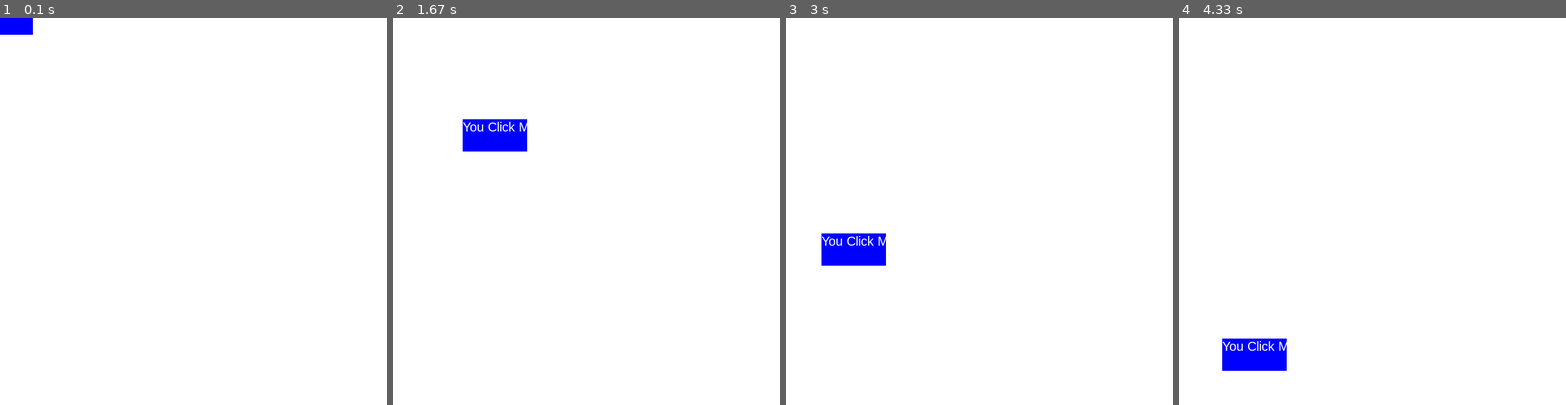
Above: before the commit, frames 1-4 (left to right).
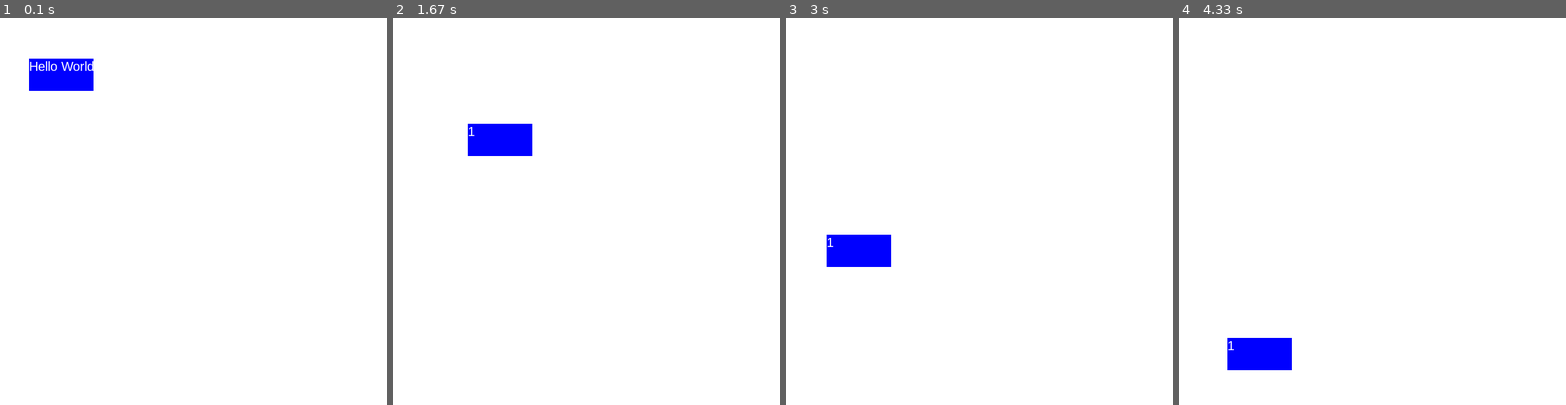
Above: after the commit, the same moments.

Repository: kouhe3/pyecs
Game: pygame game, started from test_ui.py
The game is run twice, just before and just after one commit, with the same random seed, the same clock (stepped at 60 frames per second) and the same inputs.
Inputs (mouse positions are in pixels of both pictures, inside the frame that each line leads up to):
- Up to frame 1 (0.1 s): no input
- Up to frame 2 (1.67 s): click (586, 211) at 0.38 s; click "Hello World" at 0.72 s; click (725, 346) at 1.05 s; click (493, 134) at 1.38 s
- Up to frame 3 (3 s): click (979, 257) at 1.72 s; click (925, 130) at 2.05 s; click (1114, 312) at 2.38 s; click (855, 250) at 2.72 s
- Up to frame 4 (4.33 s): click (1260, 137) at 3.05 s; click (1279, 281) at 3.38 s; click (1511, 300) at 3.72 s; click (1256, 354) at 4.05 s

The runs differ from the first frame. In frame 1, 1.7% of the frame differs, in the area x 0-25%, y 0-19%; in frame 2, 0.7%; in frame 3, 0.5%; in frame 4, 0.4%.

Commit message:
增加query过滤器

Diff:
--- a/ecs.py
+++ b/ecs.py
@@ -1,6 +1,7 @@
 from __future__ import annotations
 from dataclasses import dataclass, field
-from typing import List, Callable, Type, Dict, TypeVar, Iterable, Any
+from typing import List, Callable, Type, Dict, TypeVar, Iterable, Any, FrozenSet, Tuple
+from collections import defaultdict
 
 
 class Component:
@@ -19,89 +20,163 @@
 E = TypeVar('E', bound=Event)
 R = TypeVar('R', bound=Resource)
 
-
-@dataclass(slots=True, frozen=True)
-class EntityID:
-    id: int
+EntityID = int
 
 
 @dataclass
 class EventBuffer:
-    current: List[Event] = field(default_factory=list)
-    next: List[Event] = field(default_factory=list)
-
-    def read(self, t: Type[E]):
-        return [event for event in self.current if isinstance(event, t)]
-
-    def write(self, *events: Event):
-        self.next.extend(events)
+    current: Dict[Type[Event], List[Event]] = field(default_factory=lambda: defaultdict(list))
+    next: Dict[Type[Event], List[Event]] = field(default_factory=lambda: defaultdict(list))
+
+    def read(self, t: Type[E]) -> List[E]:
+        return self.current[t]
+
+    def write(self, *events: E):
+        for ev in events:
+            t = type(ev)
+            # if t not in self.next:
+            # self.next[t] = []
+            self.next[t].append(ev)
 
     def update(self):
         self.current = self.next.copy()
         self.next.clear()
 
 
-@dataclass
+@dataclass(frozen=True, slots=True)
 class Observer:
     event_type: Type[Event]
     callback: Callable[[Event, World], None]
 
 
-@dataclass
+@dataclass(slots=True, frozen=True)
+class Archetype:
+    components: FrozenSet[Type[Component]]
+    entities: List[EntityID] = field(default_factory=list)
+
+
+@dataclass(slots=True)
 class World:
-    entities: Dict[EntityID, Dict[Type[Component],
-    Component]] = field(default_factory=dict)
+    archetypes: Dict[FrozenSet[Type[Component]], Archetype] = field(default_factory=dict)
+    entity_archetype: Dict[EntityID, Archetype] = field(default_factory=dict)
+    entity_components: Dict[EntityID, Dict[Type[Component], Component]] = field(default_factory=dict)
     _next_id: int = 0
     resources: Dict[Type[Any], Any] = field(default_factory=dict)
     observers: List[Observer] = field(default_factory=list)
+    tick: int = 0  # 新增：当前 tick
+    spawn_ticks: Dict[EntityID, int] = field(default_factory=dict)  # 新增：生成 tick
+    change_ticks: Dict[EntityID, Dict[Type[Component], int]] = field(default_factory=dict)  # 新增：变化 tick
 
     def spawn(self, *components: Component):
         e_id = EntityID(self._next_id)
         self._next_id += 1
-        components_dict = {
-            type(component): component for component in components}
-
-        self.entities[e_id] = components_dict
+        component_type = frozenset(type(c) for c in components)
+        self.spawn_ticks[e_id] = self.tick
+        self.change_ticks[e_id] = {type(c): self.tick for c in components}
+        self.entity_components[e_id] = {type(c): c for c in components}
+        if component_type not in self.archetypes:
+            archetype = Archetype(component_type, [e_id])
+            self.archetypes[component_type] = archetype
+        else:
+            archetype = self.archetypes[component_type]
+            archetype.entities.append(e_id)
+        self.entity_archetype[e_id] = archetype
         return e_id
 
     def despawn(self, entity: EntityID):
-        self.entities.pop(entity)
-
-    def query(self, *withs: Type[Component], without: Iterable[Type[Component]] = ()):
-        for entity in self.entities:
-            has_all_withs = all(
-                component_type in self.entities[entity].keys()
-                for component_type in withs
-            )
-
-            has_none_without = all(
-                component_type not in self.entities[entity].keys()
-                for component_type in without
-            )
-
-            if has_all_withs and has_none_without:
-                yield entity
-
-    def insert_resource(self, resource):
+        if entity not in self.entity_archetype:
+            return
+        archetype = self.entity_archetype[entity]
+        archetype.entities.remove(entity)
+        self.entity_archetype.pop(entity)
+        if entity in self.entity_components:
+            self.entity_components.pop(entity)
+        self.spawn_ticks.pop(entity, None)
+        self.change_ticks.pop(entity, None)
+
+    def query(self,
+              *withs: Type[Component],
+              without: Iterable[Type[Component]] = (),
+              changed: set[Type[Component]] = (),
+              spawned: bool = False):
+        with_set = frozenset(withs)
+        without_set = frozenset(without)
+        changed_set = frozenset(changed)
+        current_tick = self.tick
+        result: List[EntityID] = []
+        for archetype_key, archetype in self.archetypes.items():
+            if not with_set.issubset(archetype_key):
+                continue
+            if archetype_key & without_set:
+                continue
+            if changed_set:
+                for e_id in archetype.entities:
+                    entity_added_components = {comp_type for comp_type, tick in self.change_ticks.get(e_id, {}).items()
+                                               if tick == current_tick}
+                    if not changed.issubset(entity_added_components):
+                        continue
+            if spawned:
+                new_entities = [eid for eid in archetype.entities if self.spawn_ticks.get(eid) == current_tick]
+                result.extend(new_entities)
+            else:
+                result.extend(archetype.entities)
+        return result
+
+    def insert_resource(self, resource: R) -> R:
         self.resources[type(resource)] = resource
+        return resource
 
     def get_resource(self, t: Type[R]) -> R:
         return self.resources[t]
 
-    def remove_resource(self, t: Type[R]):
-        self.resources.pop(t)
+    def remove_resource(self, t: Type[R]) -> R:
+        return self.resources.pop(t)
 
     def get_component(self, entity: EntityID, component_type: Type[C]) -> C:
-        return self.entities[entity][component_type]
-
-    def add_component(self, entity: EntityID, component: Component):
-        self.entities[entity][type(component)] = component
-
-    def remove_component(self, entity: EntityID, component_type: Type[C]):
-        self.entities[entity].pop(component_type)
+        return self.entity_components[entity][component_type]
+
+    def add_component(self, entity: EntityID, component: C):
+        current_components = self.entity_components[entity]
+        comp_type = type(component)
+        self.change_ticks[entity][comp_type] = self.tick
+        old_archetype = self.entity_archetype[entity]
+        current_components[type(component)] = component
+        new_component_type = frozenset(set(old_archetype.components) | {type(component)})
+        old_archetype.entities.remove(entity)
+        if new_component_type not in self.archetypes:
+            self.archetypes[new_component_type] = Archetype(new_component_type, [entity])
+        else:
+            self.archetypes[new_component_type].entities.append(entity)
+        new_archetype = self.archetypes[new_component_type]
+        self.entity_archetype[entity] = new_archetype
+
+    def set_component(self, entity: EntityID, comp_type: Type[C], new_value: C):
+        old_value = self.entity_components[entity][comp_type]
+        self.entity_components[entity][comp_type] = new_value
+        self.change_ticks[entity][comp_type] = self.tick
+        return old_value
+
+    def remove_component(self, entity: EntityID, component_type: Type[C]) -> C:
+        current_components = self.entity_components[entity]
+        component_to_remove = current_components.pop(component_type)
+        old_archetype = self.entity_archetype[entity]
+        new_component_type = frozenset(set(old_archetype.components) - {component_type})
+        old_archetype.entities.remove(entity)
+        if new_component_type not in self.archetypes:
+            self.archetypes[new_component_type] = Archetype(new_component_type, [entity])
+        else:
+            self.archetypes[new_component_type].entities.append(entity)
+        new_archetype = self.archetypes[new_component_type]
+        self.entity_archetype[entity] = new_archetype
+        for entity in self.change_ticks:
+            self.change_ticks[entity].pop(component_type, None)
+        return component_to_remove
 
     def has_component(self, entity: EntityID, component_type: Type[C]) -> bool:
-        return component_type in self.entities[entity].keys()
+        if entity not in self.entity_components:
+            return False
+        else:
+            return component_type in self.entity_components[entity]
 
     def add_observer(self, event_type: Type[E], callback: Callable[[E, World], None]):
         observer = Observer(event_type, callback)
@@ -112,11 +187,14 @@
             if isinstance(event, observer.event_type):
                 observer.callback(event, self)
 
+    def get_entities(self) -> List[EntityID]:
+        return list(self.entity_archetype.keys())
+
 
 System = Callable[[World, EventBuffer], None]
 
 
-@dataclass
+@dataclass(slots=True)
 class Schedule:
     systems: List[System] = field(default_factory=list)
     events: EventBuffer = field(default_factory=EventBuffer)
@@ -125,6 +203,7 @@
         self.systems.extend(system)
 
     def run(self, world: World):
+        world.tick += 1
         for system in self.systems:
             system(world, self.events)
         self.events.update()
--- a/test_ui.py
+++ b/test_ui.py
@@ -53,6 +53,12 @@
     clicked_pos: Tuple[float, float] = (0, 0)
 
 
+@dataclass
+class MoveToTarget(Component):
+    x: float = 0.0
+    y: float = 0.0
+
+
 pygame.init()
 font = pygame.font.SysFont("arial", 20)
 screen = pygame.display.set_mode((600, 600))
@@ -60,47 +66,72 @@
 state = State()
 s = Schedule()
 world = World()
-my_button = world.spawn(Node(0, 0, 100, 50), Text(
-    "Hello World"), Button(), Interaction(), HelloWorldButton())
+my_button = world.spawn(
+    Node(300, 300, 100, 50),
+    Text("Hello World"),
+    Button(),
+    HelloWorldButton(),
+    MoveToTarget()
+)
 
 
-def handle_hello_world(e: ClickEvent, w: World):
-    if e.entity == my_button:
-        w.get_component(e.entity, Text).content = "You Click Me"
-
-
-world.add_observer(ClickEvent, handle_hello_world)
-
-
-def render_system(world: World, e: EventBuffer):
+def render_system(w: World, e: EventBuffer):
     screen.fill('white')
-    for entity in world.query(Node, Text):
-        node = world.get_component(entity, Node)
-        nx, ny = state.clicked_pos
-        node.x = (nx + node.x - 50) / 2
-        node.y = (ny + node.y - 25) / 2
+    for entity in w.query(Node, Text):
+        node = w.get_component(entity, Node)
         pygame.draw.rect(
             screen, 'blue', (node.x, node.y, node.width, node.height))
-        txt = world.get_component(entity, Text)
+        txt = w.get_component(entity, Text)
         surf = font.render(txt.content, True, 'white')
         screen.blit(surf, (node.x, node.y))
     pygame.display.flip()
 
 
-def mouse_system(world: World, e: EventBuffer):
+def mouse_system(w: World, e: EventBuffer):
     for ev in pygame.event.get():
         if ev.type == pygame.QUIT:
             state.running = False
         if ev.type == pygame.MOUSEBUTTONDOWN:
             x, y = pygame.mouse.get_pos()
             state.clicked_pos = (x, y)
-            for entity in world.query(Button, Node):
-                node = world.get_component(entity, Node)
+            for entity in w.query(Button, Node):
+                node = w.get_component(entity, Node)
                 if node.x < x < node.x + node.width and node.y < y < node.y + node.height:
-                    world.trigger(ClickEvent(entity))
+                    e.write(ClickEvent(entity))
+            for entity in w.query(MoveToTarget):
+                move_target = w.get_component(entity, MoveToTarget)
+                move_target.x = x
+                move_target.y = y
 
 
-s.add(render_system, mouse_system)
+def handle_hello_world_button(w: World, e: EventBuffer):
+    for event in e.read(ClickEvent):
+        if w.has_component(event.entity, HelloWorldButton):
+            hello_button = w.get_component(event.entity, HelloWorldButton)
+            hello_button.counter += 1
+            w.get_component(event.entity, Text).content = str(hello_button.counter)
+
+
+def move_system(w: World, e: EventBuffer):
+    for entity in w.query(Node, MoveToTarget):
+        node = w.get_component(entity, Node)
+        move_target = w.get_component(entity, MoveToTarget)
+        dx = move_target.x - node.x
+        dy = move_target.y - node.y
+        node.x += (dx - node.width / 2) / 5
+        node.y += (dy - node.height / 2) / 5
+
+
+def setup(w: World):
+    x, y = pygame.mouse.get_pos()
+    for entity in w.query(Node, MoveToTarget):
+        move_target = w.get_component(entity, MoveToTarget)
+        move_target.x = x
+        move_target.y = y
+
+
+s.add(mouse_system, handle_hello_world_button, move_system, render_system)
+setup(world)
 while state.running:
     s.run(world)
     clock.tick(60)
